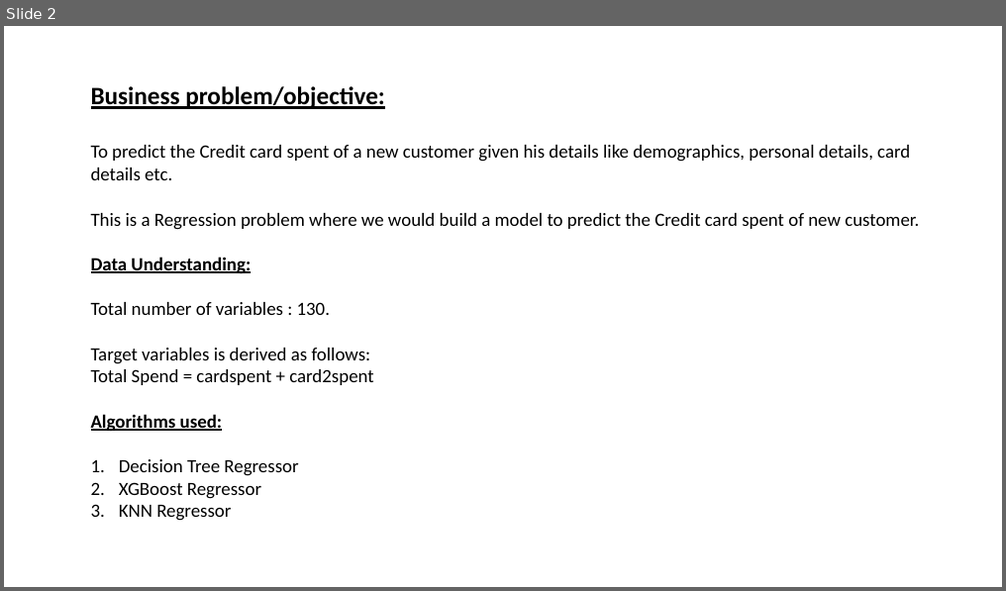
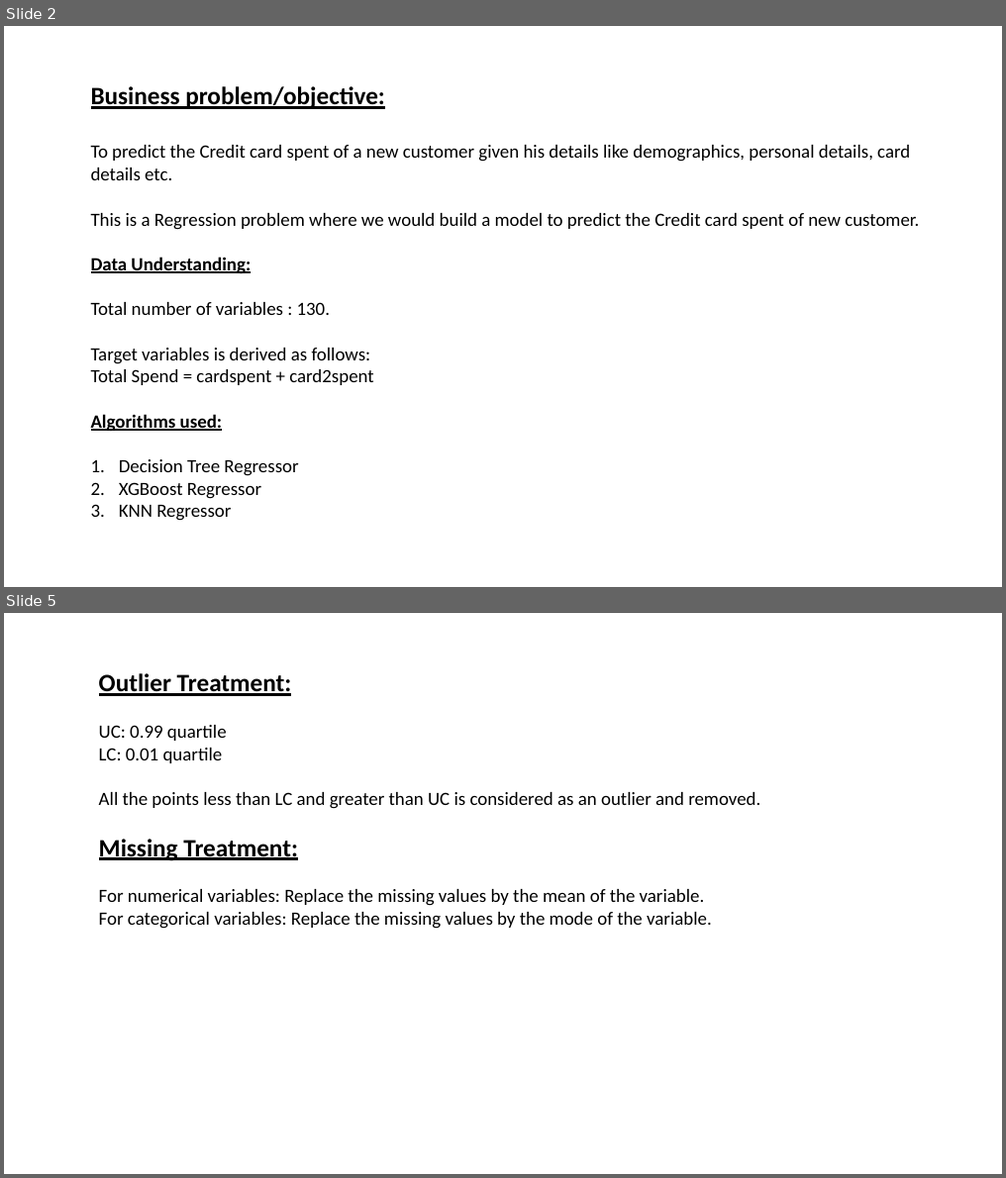
Before and after one commit to devarun07/Analytix, a slide deck: Projects/1. Predicting Credit Card Spend & Identifying Key Drivers/Submission.pptx. Shown one above the other, each under a label of ours: slide 2 before the commit, slides 2 and 5 after it; the slides between them are not shown. The pictures are 1006x591 and 1006x1178 pixels, drawn with LibreOffice and Linux fonts; fonts in the diff are those of the drawing. Boxes give left, top, right and bottom in pixels: in the first picture for what was removed or moved away, otherwise in the second. Text is boxed around its words. In the diff, an @@ line names an element or a change of style, - is before the commit and + after.

```diff
--- a/Projects/1. Predicting Credit Card Spend & Identifying Key Drivers/Submission.pptx
+++ b/Projects/1. Predicting Credit Card Spend & Identifying Key Drivers/Submission.pptx
@@ slide 5 added at (4,613,1002,1174), background #FFFFFF @@
@@ text added at (99,673,760,929), 18 pt, text #000000 @@
+Outlier Treatment:
+UC: 0.99 quartile
+LC: 0.01 quartile
+All the points less than LC and greater than UC is considered as an outlier and removed.
+Missing Treatment:
+For numerical variables: Replace the missing values by the mean of the variable.
+For categorical variables: Replace the missing values by the mode of the variable.
```
Also in this commit, not shown: 7 other slides added, 1 slide removed, 3 other files.
